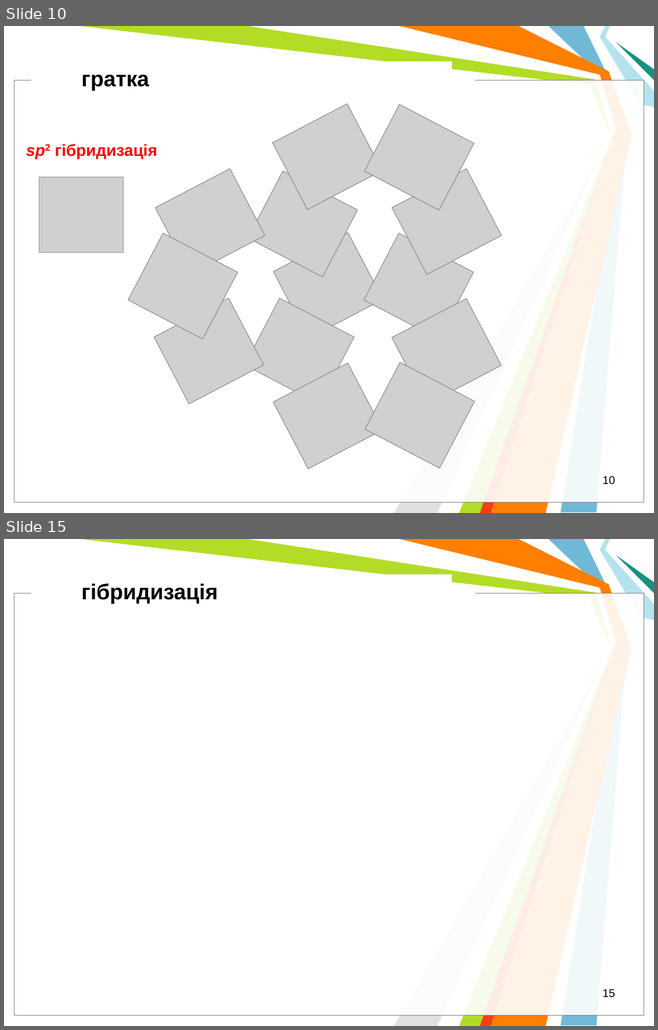
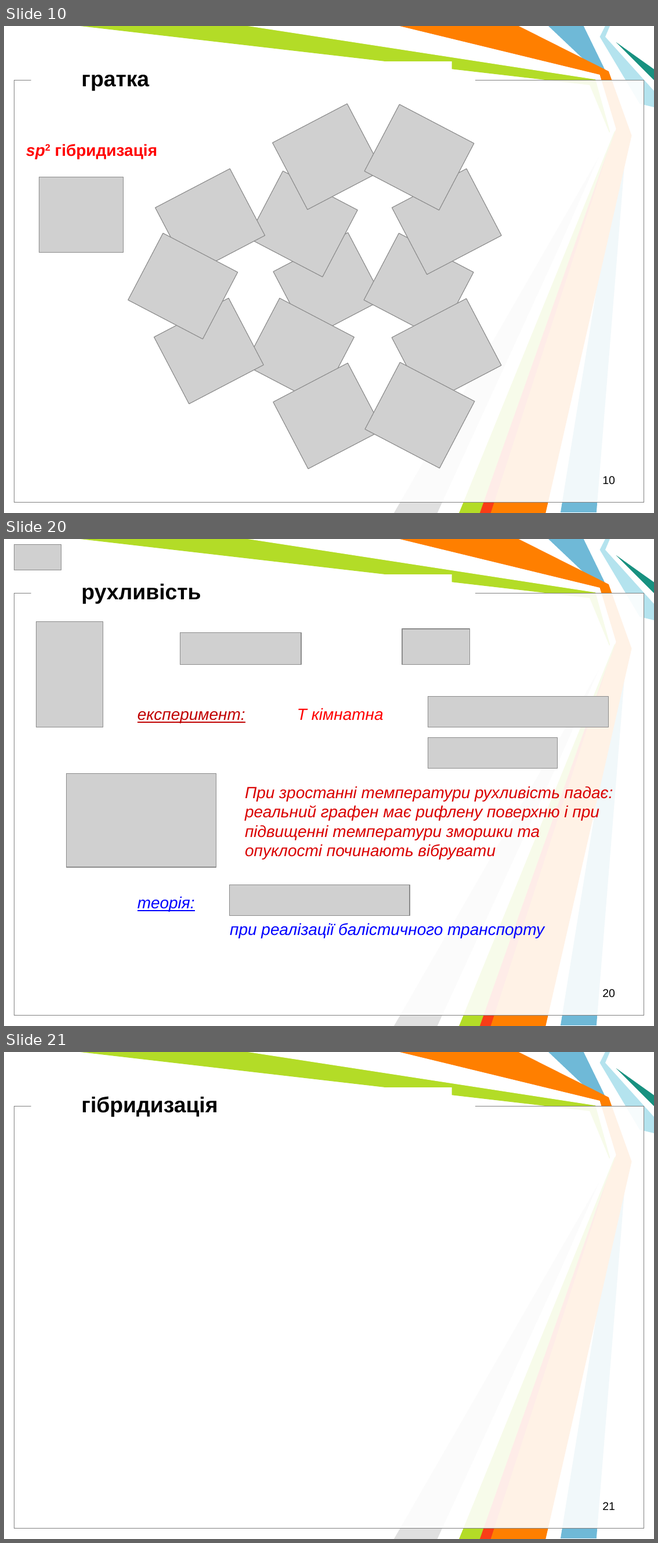
Before and after one commit to l432/NMK, a slide deck: Lecture/Nanoelectronika/Present/NanoelectronV5.ppt. Shown one above the other, each under a label of ours: slides 10 and 15 before the commit, slides 10, 20 and 21 after it; the slides between them are not shown. The pictures are 658x1030 and 658x1543 pixels, drawn with LibreOffice and Linux fonts; fonts in the diff are those of the drawing; grey boxes stand for pictures; background and template pictures are left out. Boxes give left, top, right and bottom in pixels: in the first picture for what was removed or moved away, otherwise in the second. Text is boxed around its words. In the diff, an @@ line names an element or a change of style, - is before the commit and + after.

```diff
--- a/Lecture/Nanoelectronika/Present/NanoelectronV5.ppt
+++ b/Lecture/Nanoelectronika/Present/NanoelectronV5.ppt
@@ slide 20 added at (4,539,654,1026), background #FFFFFF; not listed: 11 template elements that a slide beside it also shows @@
@@ picture added at (14,545,61,570) @@
@@ text added at (81,584,201,603), 24 pt, text #000000, bold @@
+рухливість
@@ picture added at (36,621,103,727) @@
@@ picture added at (180,632,301,664) @@
@@ picture added at (402,629,470,664) @@
@@ text added at (137,711,245,723), 18 pt, text #C00000, italic, underline @@
+експеримент:
@@ text added at (297,708,383,721), 18 pt, text #FF0000, italic @@
+Τ кімнатна
@@ picture added at (427,697,607,727) @@
@@ picture added at (427,738,557,768) @@
@@ picture added at (67,773,216,867) @@
@@ text added at (245,786,613,860), 18 pt, text #DA0000, italic @@
+При зростанні температури рухливість падає: реальний графен має рифлену поверхню і при підвищенні температури зморшки та опуклості починають вібрувати
@@ picture added at (230,885,410,916) @@
@@ text added at (137,896,195,911), 18 pt, text #0000FF, italic, underline @@
+теорія:
@@ text added at (230,923,544,938), 18 pt, text #0000FF, italic @@
+при реалізації балістичного транспорту
@@ page number added at (602,989,615,998), 12.5 pt, text #000000 @@
+20
@@ what was slide 15 is now slide 21 @@
@@ page number at (602,1502,615,1510): text changed @@
-15
+21
```
Also in this commit, not shown: 2 slides changed, 8 other slides added, 2 slides removed, 3 other files.
